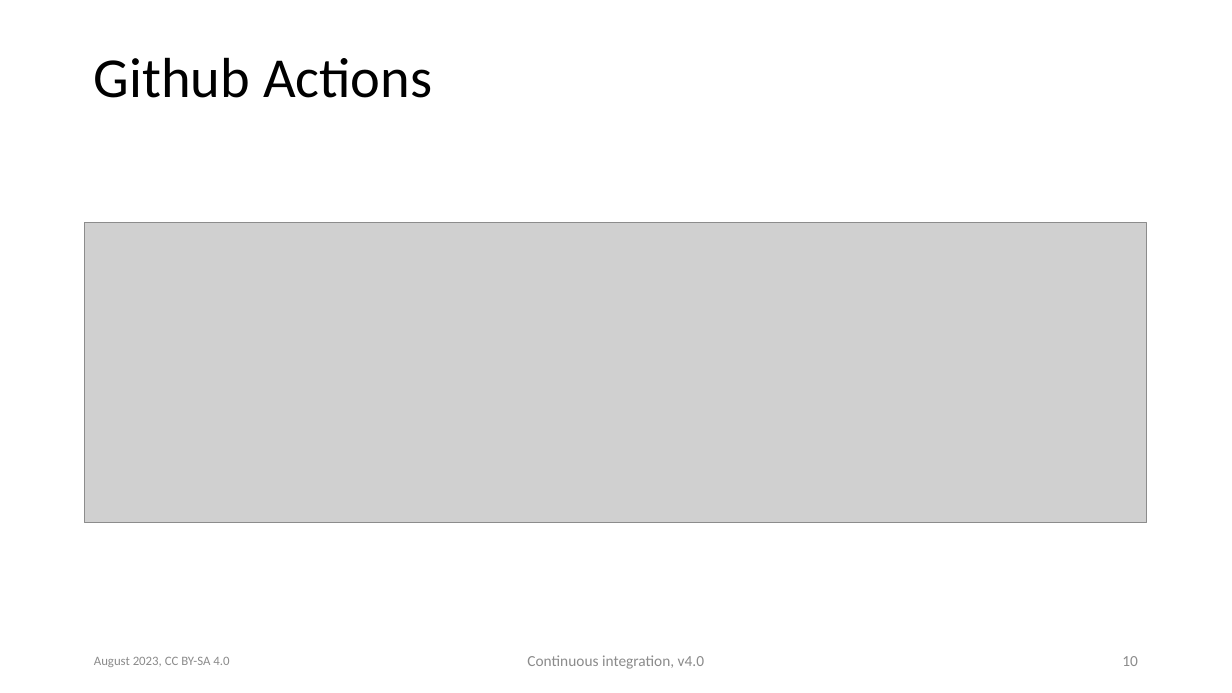
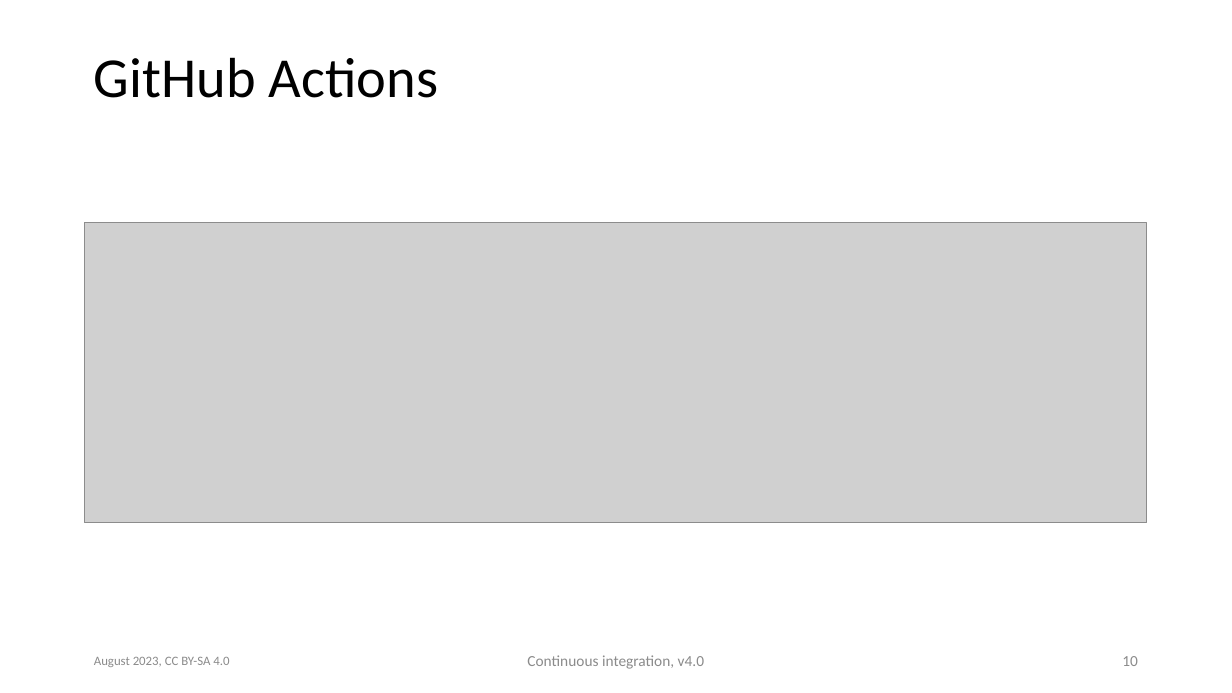
Before and after one commit to ASPP/testing_debugging_profiling, a slide deck: slide 10 of continuous_integration.pptx. Drawn at 1232x693 pixels with LibreOffice and Linux fonts; fonts in the diff are those of the drawing; grey boxes stand for pictures. Boxes give left, top, right and bottom in pixels: in the first picture for what was removed or moved away, otherwise in the second. Text is boxed around its words. In the diff, an @@ line names an element or a change of style, - is before the commit and + after.

```diff
--- a/continuous_integration.pptx
+++ b/continuous_integration.pptx
@@ title at (x1=94, y1=57, x2=438, y2=98): text changed @@
-Github Actions
+GitHub Actions
```
Also in this commit, not shown: 2 other slides changed, 4 other files.
